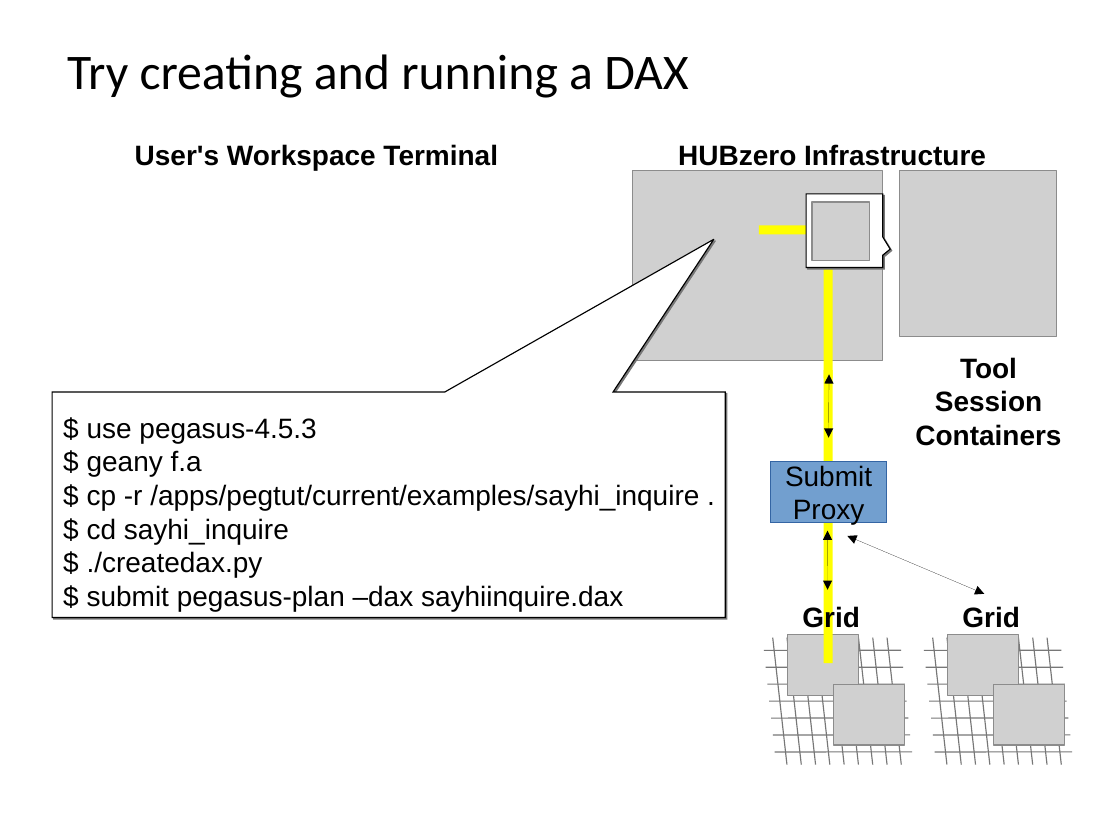
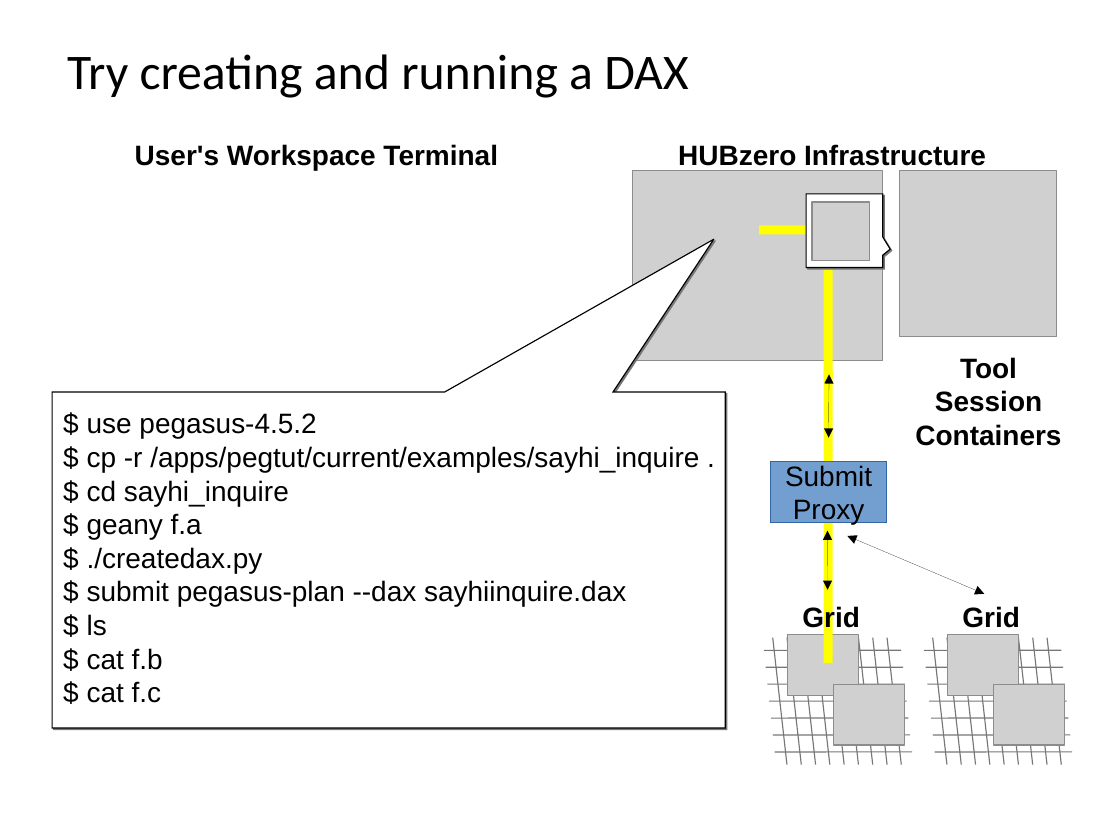
Before and after one commit to codedsk/hubbub2015, a slide deck: slide 19 of materials/5 - Pegasus Workflows.odp. Drawn at 1120x840 pixels with LibreOffice and Linux fonts; fonts in the diff are those of the drawing; grey boxes stand for pictures; background and template pictures are left out. Boxes give left, top, right and bottom in pixels: in the first picture for what was removed or moved away, otherwise in the second. Text is boxed around its words. In the diff, an @@ line names an element or a change of style, - is before the commit and + after.

```diff
--- a/materials/5 - Pegasus Workflows.odp
+++ b/materials/5 - Pegasus Workflows.odp
@@ speech box: place and size @@
-speech box at [53, 392, 726, 617]
+speech box at [53, 392, 726, 728]
@@ speech box at [53, 392, 726, 728]: proportions changed @@
@@ text at [87, 413, 316, 439]: text changed @@
-$ use pegasus-4.5.3
-$ geany f.a
+$ use pegasus-4.5.2
@@ text at [87, 513, 202, 539]: paragraph added @@
+$ geany f.a
@@ text at [87, 580, 626, 703]: text changed @@
-$ submit pegasus-plan –dax sayhiinquire.dax
+$ submit pegasus-plan --dax sayhiinquire.dax
+$ ls
+$ cat f.b
+$ cat f.c
```
Also in this commit, not shown: 14 other files.
